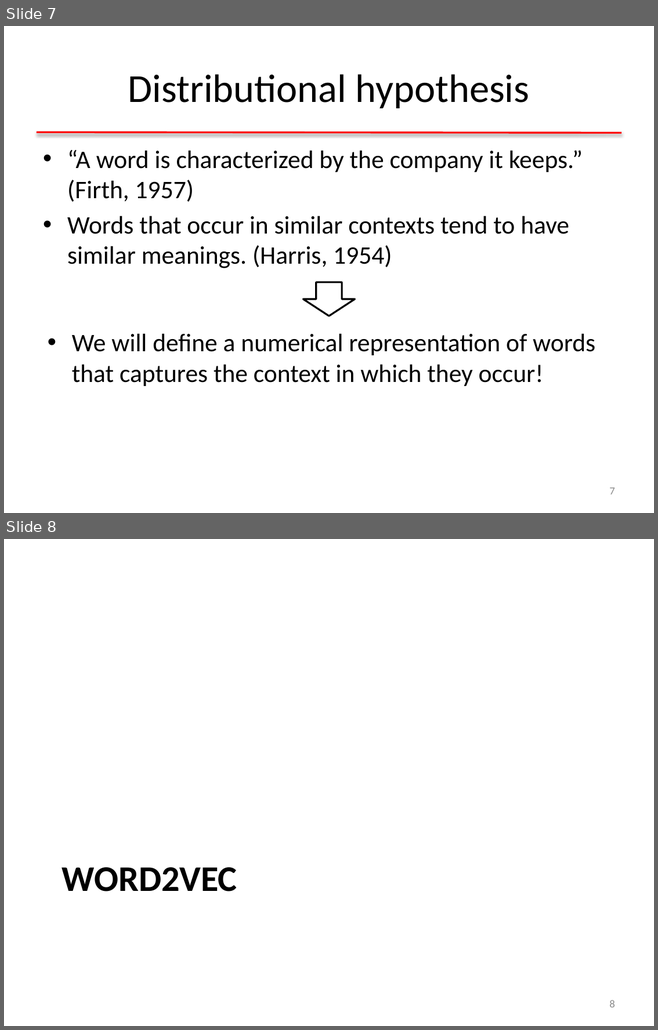
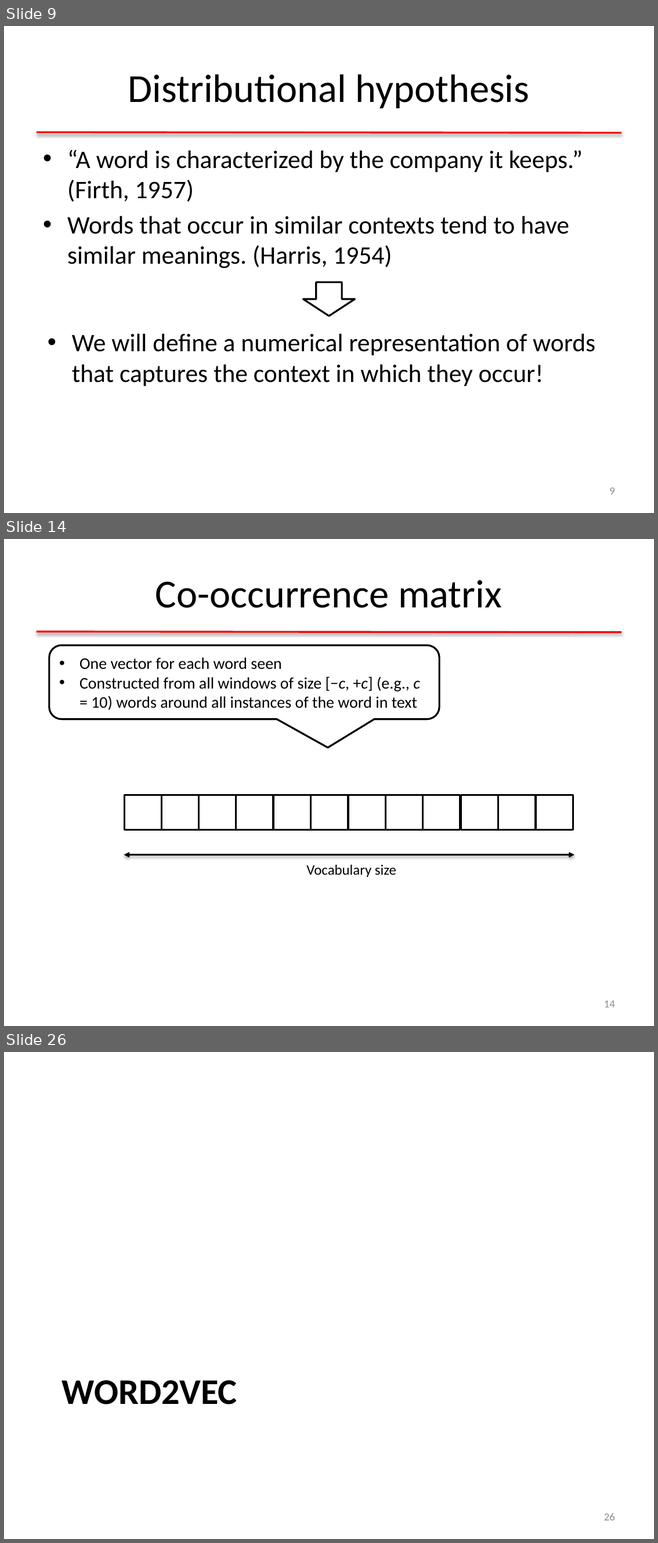
Before and after one commit to clulab/gentlenlp, a slide deck: docs/slides/nnintro-ch8-dist.pptx. Shown one above the other, each under a label of ours: slides 7 and 8 before the commit, slides 9, 14 and 26 after it; the slides between them are not shown. The pictures are 658x1030 and 658x1543 pixels, drawn with LibreOffice and Linux fonts; fonts in the diff are those of the drawing. Boxes give left, top, right and bottom in pixels: in the first picture for what was removed or moved away, otherwise in the second. Text is boxed around its words. In the diff, an @@ line names an element or a change of style, - is before the commit and + after.

```diff
--- a/docs/slides/nnintro-ch8-dist.pptx
+++ b/docs/slides/nnintro-ch8-dist.pptx
@@ slide 14 added at [4,539,654,1026], background #FFFFFF @@
@@ title added at [155,580,502,608], 44 pt, text #000000 @@
+Co-occurrence matrix
@@ line added from (36, 632) to (621, 632), #FF0000 2 pt @@
@@ rounded speech box added at [49,646,439,719], fill #FFFFFF, outline #000000 2 pt, 18 pt, text #000000 @@
+• One vector for each word seen
+• Constructed from all windows of size [−c, +c] (e.g., c = 10) words around all instances of the word in text
@@ rectangle added at [124,795,161,830], outline #000000 2 pt @@
@@ rectangle added at [161,795,198,830], outline #000000 2 pt @@
@@ rectangle added at [199,795,236,830], outline #000000 2 pt @@
@@ rectangle added at [236,795,273,830], outline #000000 2 pt @@
@@ rectangle added at [273,795,310,830], outline #000000 2 pt @@
@@ rectangle added at [311,795,347,830], outline #000000 2 pt @@
@@ rectangle added at [347,795,384,830], outline #000000 2 pt @@
@@ rectangle added at [385,795,422,830], outline #000000 2 pt @@
@@ rectangle added at [422,795,459,830], outline #000000 2 pt @@
@@ rectangle added at [460,795,498,830], outline #000000 2 pt @@
@@ rectangle added at [498,795,535,830], outline #000000 2 pt @@
@@ rectangle added at [535,795,572,830], outline #000000 2 pt @@
@@ double arrow added from (124, 855) to (574, 855), #000000 2 pt @@
@@ text added at [306,864,396,877], 16 pt, text #000000 @@
+Vocabulary size
@@ page number added at [604,1001,615,1008], 12 pt, text #8C8C8C @@
+14
@@ what was slide 7 is now slide 9 @@
@@ page number at [609,488,614,495]: text changed @@
-7
+9
@@ what was slide 8 is now slide 26 @@
@@ page number at [604,1513,615,1521]: text changed @@
-8
+26
```
Also in this commit, not shown: 4 slides changed, 17 other slides added, 1 slide removed, 2 other files.
